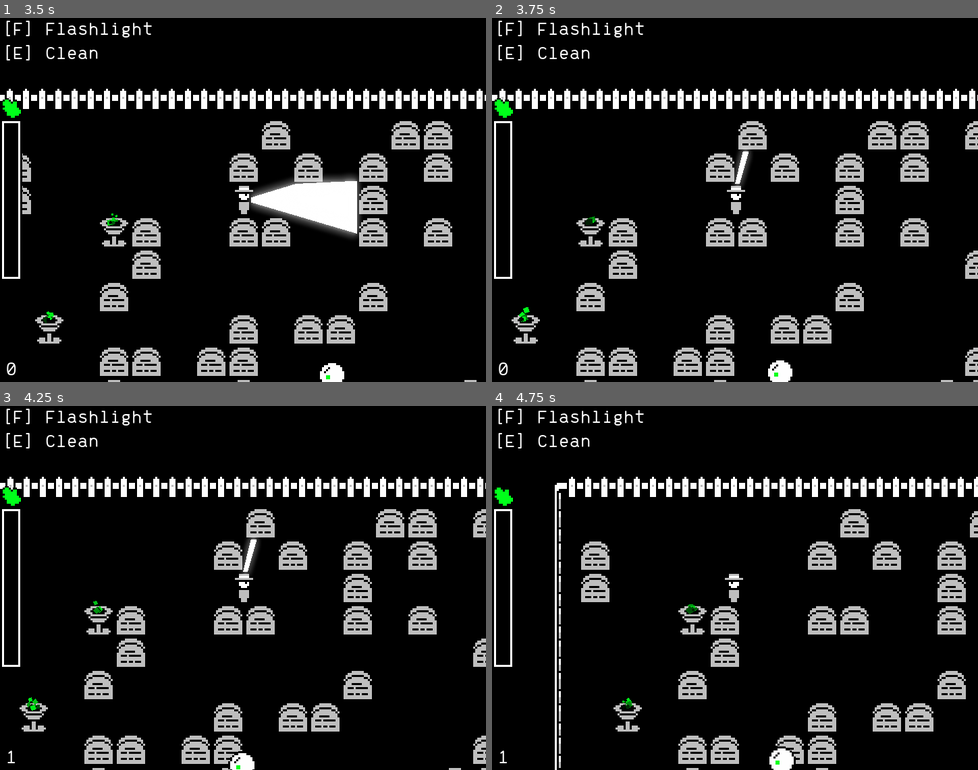
Above: before the commit, frames 1-4 (two rows, left to right).
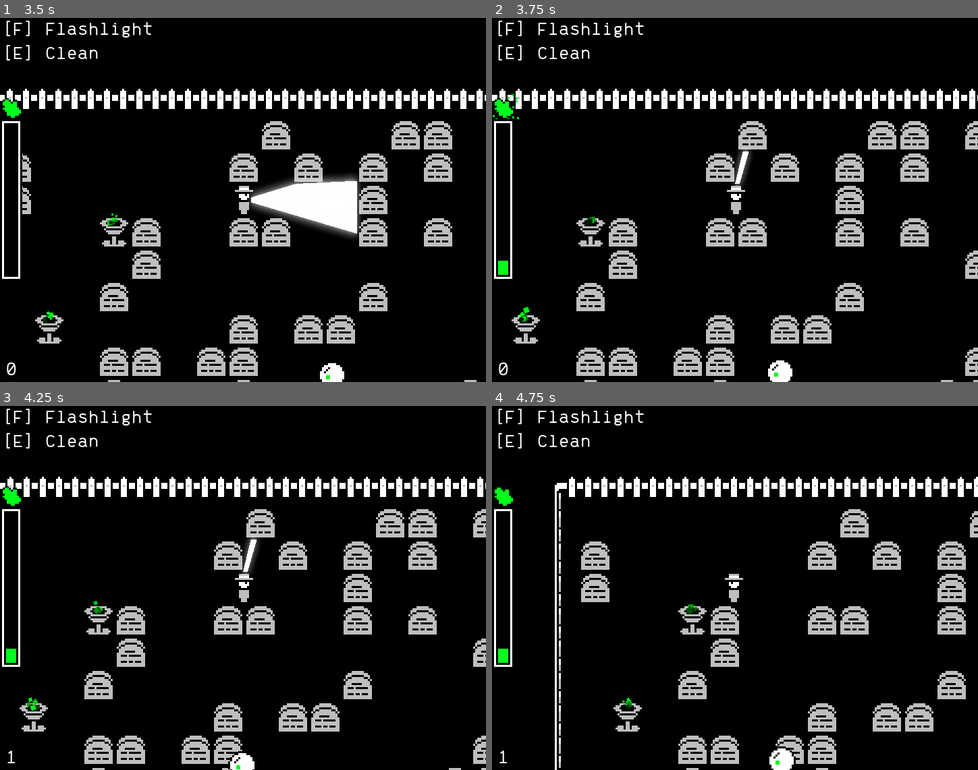
Above: after the commit, the same moments.

Repository: lucille-d/pixelles-2021
Game: Godot game, scene res://scenes/menus/Menu.tscn
Two runs of this game, one before a commit and one after it. Both use one fixed random seed, a clock stepped at 60 frames per second and the inputs below. Sound files missing from this copy of the repository are replaced by a short silence.
Inputs (mouse positions are in pixels of both pictures, inside the frame that each line leads up to):
- Up to frame 1 (3.5 s): click "Start" at 0.5 s; tap Enter (ui_accept) at 1.25, 1.52, 2, 2.27 s; move the mouse to (349, 181) at 1.27 s; hold D (move_right) 1.28-2.03 s; tap F (activate_light) at 1.35, 2.85 s; move the mouse to (145, 218) at 2.02 s; hold Down (shoot_down) 2.03-2.78 s; tap E (clean) at 2.1 s; tap 0 (restart) at 2.75 s; move the mouse to (291, 119) at 2.77 s; hold D (move_right) from 2.78 s (still down)
- Up to frame 2 (3.75 s): move the mouse to (710, 272) at 3.52 s; release D (move_right) at 3.53 s; hold Up (shoot_up) from 3.53 s (still down); tap E (clean) at 3.6 s
- Up to frame 3 (4.25 s): keep holding Up (shoot_up); tap Enter (ui_accept) at 3.77 s
- Up to frame 4 (4.75 s): move the mouse to (880, 642) at 4.27 s; release Up (shoot_up) at 4.28 s; hold A (move_left) from 4.28 s (still down); tap F (activate_light) at 4.35 s; tap Enter (ui_accept) at 4.52 s

Frame 1 is identical in both runs. In frame 2, 0.1% of the frame differs, in the area x 0-6%, y 20-71%; in frame 3, less than 0.1%; in frame 4, less than 0.1%.

Commit message:
(feat) added particle effect to ui bars

Diff:
--- a/scenes/levels/Game.gd
+++ b/scenes/levels/Game.gd
@@ -30,7 +30,7 @@
 func _process(delta):
 	current_time += delta
 	update_difficulty()
-	ui_timebar.value = min(100, current_time * 100 / LEVEL_TIME)
+	ui_timebar.set_value(min(100, current_time * 100 / LEVEL_TIME))
 	ui_timer.text = str(floor(current_time))
 
 	if Global.game_mode == 1 and current_time >= LEVEL_TIME:
@@ -49,7 +49,7 @@
 func update_chaos(value):
 	current_chaos = max(0, current_chaos + value)
 
-	ui_chaosbar.value = min(100, current_chaos * 100 / MAX_CHAOS)
+	ui_chaosbar.set_value(min(100, current_chaos * 100 / MAX_CHAOS))
 
 	if current_chaos > MAX_CHAOS:
 		Global.end_game(false, current_time)
--- a/scenes/levels/Game.tscn
+++ b/scenes/levels/Game.tscn
@@ -57,11 +57,13 @@
 margin_right = 53.0
 sprite_rect_x = 83
 colored = true
+animation_type = 1
 
 [node name="TimeBar" parent="GUI" instance=ExtResource( 5 )]
 visible = false
 margin_left = 13.0
 margin_right = 53.0
+animation_type = 2
 
 [node name="Controls" type="Panel" parent="GUI"]
 self_modulate = Color( 0, 0, 0, 1 )
--- a/scenes/menus/HoverButton.gd
+++ b/scenes/menus/HoverButton.gd
@@ -1,10 +1,10 @@
 extends Button
+
+export var global_method = "to_settings"
 
 onready var sprite = $Sprite
 onready var hover_sound = $HoverSound
 onready var click_sound = $ClickSound
-
-export var global_method = "to_settings"
 
 func _ready():
 	pause_mode = PAUSE_MODE_PROCESS
--- a/scenes/nodes/Ghost.gd
+++ b/scenes/nodes/Ghost.gd
@@ -1,6 +1,8 @@
 extends RigidBody2D
 
 signal ghost_dead
+
+export(int, "Vertical", "Horizontal") var direction
 
 onready var Goo = preload("Goo.tscn")
 
@@ -10,7 +12,6 @@
 onready var goo_container = get_parent().find_node("GooContainer")
 
 const SPEED = 50
-export(int, "Vertical", "Horizontal") var direction
 
 var game = null
 var is_killable = true
--- a/scenes/nodes/ui/UIBar.gd
+++ b/scenes/nodes/ui/UIBar.gd
@@ -1,13 +1,16 @@
 extends Control
+
+export var sprite_rect_x = 67
+export var colored = false
+export (int, "None", "Particles", "Shake") var animation_type = 0
 
 onready var sprite = $Sprite
 onready var bar = $Bar
 onready var bar_fill = $BarFill
-
-export var sprite_rect_x = 67
-export var colored = false
+onready var particles = $Sprite/Particles2D
 
 const MAX_SIZE = 74
+
 var value = 0
 
 func _ready():
@@ -19,3 +22,15 @@
 
 func _process(_delta):
 	bar_fill.rect_size.y = value * MAX_SIZE / 100
+
+	if Input.is_action_just_pressed("shoot_up"):
+		set_value(value + 10)
+	if Input.is_action_just_pressed("shoot_down"):
+		set_value(value - 10)
+
+func set_value(new_value):
+	var old_value = value
+	value = new_value
+
+	if animation_type == 1 and old_value < value:
+		particles.emitting = true
--- a/scenes/nodes/ui/UIBar.tscn
+++ b/scenes/nodes/ui/UIBar.tscn
@@ -1,7 +1,20 @@
-[gd_scene load_steps=3 format=2]
+[gd_scene load_steps=4 format=2]
 
 [ext_resource path="res://scenes/nodes/ui/UIBar.gd" type="Script" id=1]
 [ext_resource path="res://assets/sprites/spritesheet.png" type="Texture" id=2]
+
+[sub_resource type="ParticlesMaterial" id=1]
+flag_disable_z = true
+direction = Vector3( 0, -1, 0 )
+spread = 180.0
+gravity = Vector3( 0, 0, 0 )
+initial_velocity = 50.0
+initial_velocity_random = 1.0
+orbit_velocity = 0.0
+orbit_velocity_random = 0.0
+damping = 50.0
+damping_random = 1.0
+angle = 360.0
 
 [node name="UIBar" type="Control"]
 margin_right = 40.0
@@ -16,6 +29,15 @@
 texture = ExtResource( 2 )
 region_enabled = true
 region_rect = Rect2( 67, 3, 11, 11 )
+
+[node name="Particles2D" type="Particles2D" parent="Sprite"]
+z_index = -1
+emitting = false
+amount = 32
+lifetime = 0.3
+one_shot = true
+explosiveness = 1.0
+process_material = SubResource( 1 )
 
 [node name="Bar" type="NinePatchRect" parent="."]
 margin_top = 50.0
@@ -46,3 +68,5 @@
 __meta__ = {
 "_edit_use_anchors_": false
 }
+
+[node name="AnimationPlayer" type="AnimationPlayer" parent="."]
